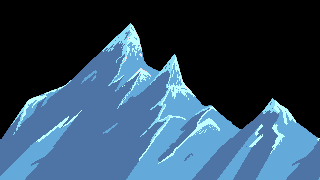
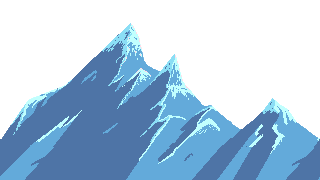
Before/after of a w=320, h=180 layered artwork. What changed in the layer stack:
removed layer "Background" over bbox(0, 0, 320, 139)
